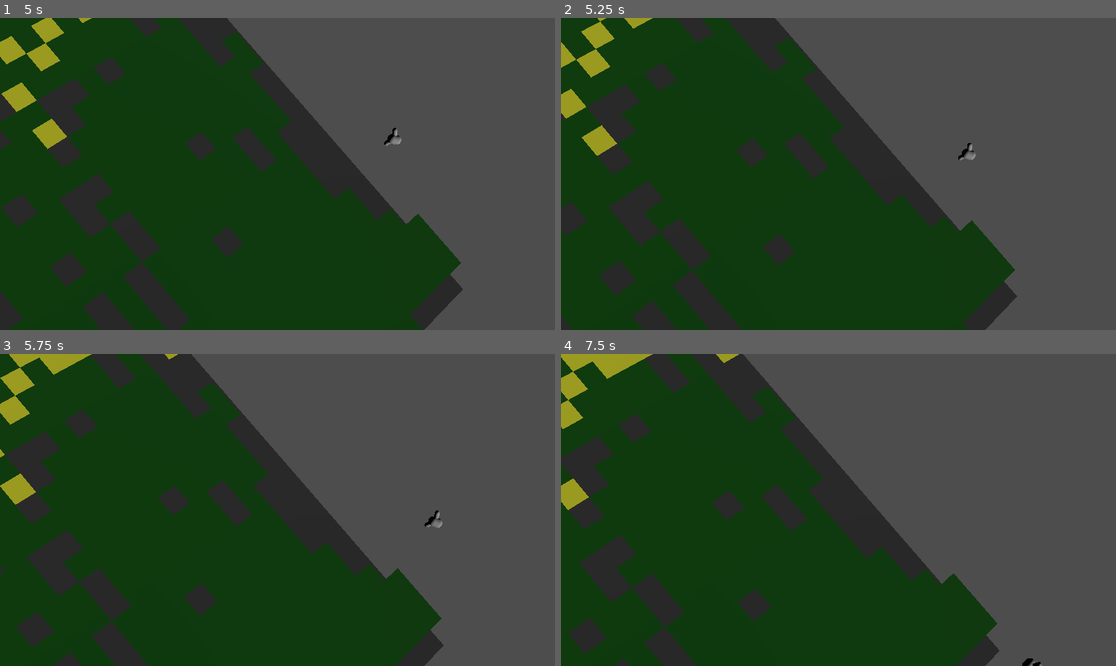
Above: before the commit, frames 1-4 (two rows, left to right).
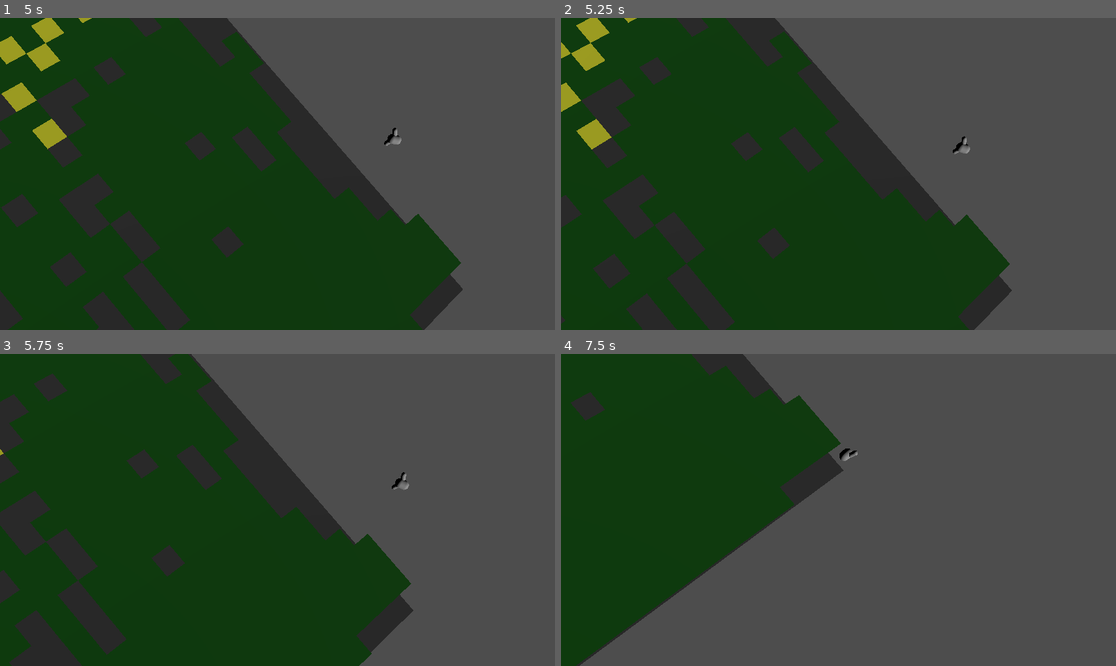
Above: after the commit, the same moments.

Repository: flatweb/gwj90Murat
Game: Godot game, scene res://game.tscn
The game is run twice, just before and just after one commit, with the same random seed, the same clock (stepped at 60 frames per second) and the same inputs.
Inputs:
- Up to frame 1 (5 s): hold Right (droite) 0.53-1.28 s; hold Left (gauche) 1.28-2.03 s; hold Right (droite) 2.03-3.53 s; hold Left (gauche) from 3.53 s (still down)
- Up to frame 2 (5.25 s): keep holding Left (gauche)
- Up to frame 3 (5.75 s): keep holding Left (gauche)
- Up to frame 4 (7.5 s): release Left (gauche) at 5.78 s; hold Right (droite) from 5.78 s (still down)

Frame 1 is identical in both runs. In frame 2, 5.1% of the frame differs, in the area x 0-83%, y 0-100%; in frame 3, 17%; in frame 4, 34%, in the area x 0-87%, y 0-100%.

Commit message:
Recul de la caméra si on est trop près de l'oiseau #7

Diff:
--- a/camera_3d.gd
+++ b/camera_3d.gd
@@ -16,18 +16,31 @@
 var distancex : float
 # écart absolu max toléré pour le suivi sur l'axe des x
 const ECART_MAX_X = 5.0
+const ECART_MAX_Z = 4.0
+# indicateur d'être trop près du sujet
+var troppres : bool = false
+# durée max pour rattraper son retard de calage de la caméra trop près
+const TEMPS_RECALAGE = 2.0
 
 # Called when the node enters the scene tree for the first time.
 func _ready() -> void:
 	pass # Replace with function body.
 
-
 # Called every frame. 'delta' is the elapsed time since the previous frame.
 func _process(delta: float) -> void:
+	var ecart : float = self.position.z - followed.position.z
 	# Si la caméra est trop loin derrière, on avance la caméra
-	if self.position.z - followed.position.z > distancez:
+	if ecart > distancez:
 		self.position.z = followed.position.z + distancez
-	# Si on est trop près on ne fait rien
+	# Si on est trop près en avant on recule
+	elif ecart < distancez - ECART_MAX_Z :
+		self.position.z = followed.position.z + distancez - ECART_MAX_Z
+		troppres = true
+	# Si on est un peu près en avant, on va reculer progressivement
+	elif troppres and ecart < distancez :
+		self.position.z = followed.position.z + distancez - ECART_MAX_Z*delta*TEMPS_RECALAGE
+	else:
+		troppres = false
 
 	# Si la caméra est trop décalé en X, on va suivre
 	if abs(self.position.x - followed.position.x - distancex) > ECART_MAX_X:
@@ -35,4 +48,3 @@
 		var sign_ecart = sign(self.position.x - followed.position.x - distancex)
 		# on recale la caméra sur l'écartmax
 		self.position.x = followed.position.x + distancex + ECART_MAX_X * sign_ecart
-	# TODO : gérer aussi le latéral
--- a/oiseau.gd
+++ b/oiseau.gd
@@ -32,10 +32,11 @@
 
 	# changement d'inclinaison (axe Z)
 	if abs($Forme.rotation.z) < PI*3/8 :
-		print("vire from ",$Forme.rotation.z, " for ",rad_to_deg(change*ROTSPEED*delta))
+		#print("vire from ",$Forme.rotation.z, " for ",rad_to_deg(change*ROTSPEED*delta))
 		$Forme.rotate_z(min(max(change,-1),1)*ROTSPEED*delta)
 	else:
-		print($Forme.rotation.z)
+		#print($Forme.rotation.z)
+		pass
 
 func _physics_process(delta: float) -> void:
 	var change = Input.get_axis("droite","gauche")
@@ -49,13 +50,11 @@
 			$Forme.rotation.z = 0
 		else:
 			$Forme.rotate_z(-sign($Forme.rotation.z)*ROTBACKSPEED*delta)
-			#$Forme.rotation.z = 0
 
 	# S'assurer qu'on ne va pas toucher les limites en X de la zone de vol
 	if abs(speedVect.x * 3.0 + position.x) > limite_x :
 		# on approche trop du bord
 		# on force un virage
-		#speedVect = speedVect.rotated(Vector3.UP, -sign(speedVect.z)*5*ANGLE_VIRAGE*delta)
 		var cote_ecart = sign(speedVect.x * 3.0 + position.x - limite_x)
 		virage(-sign(speedVect.z)*cote_ecart*FACTEUR_CORRECTION,delta)
 
